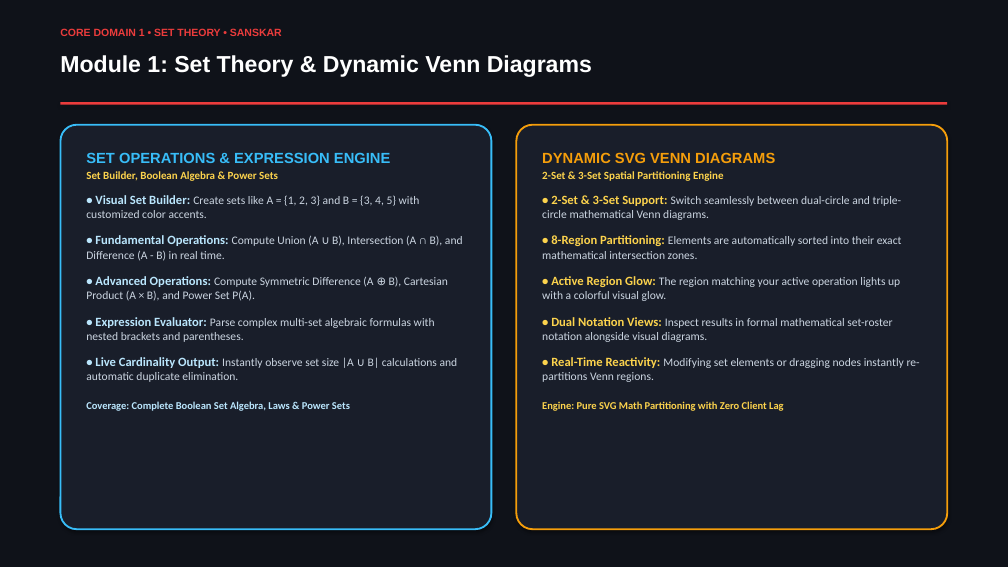
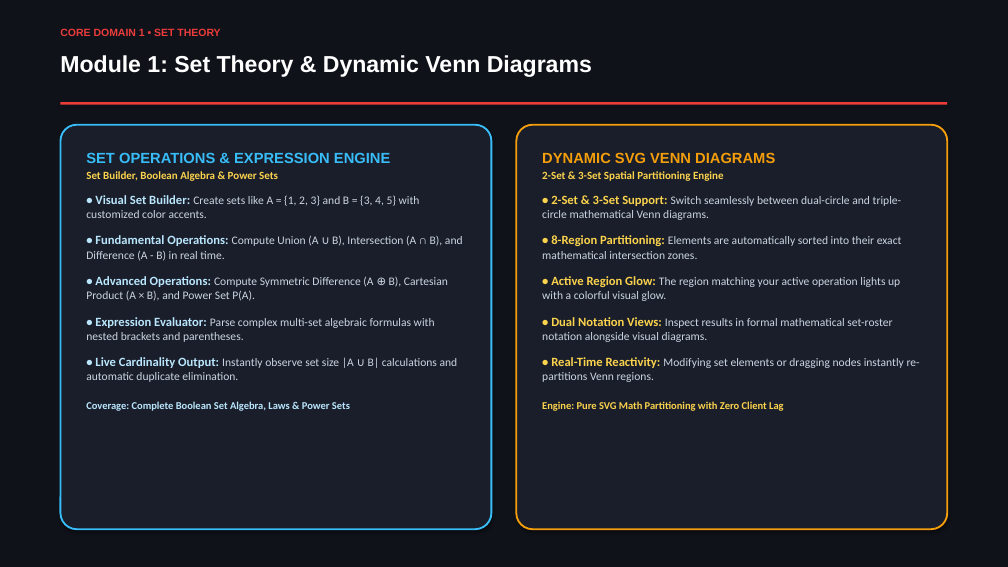
Before and after one commit to akash20065ray-sys/Logic_verse, a slide deck: slide 5 of LogicVerse_Presentation_Without_Names.pptx. Drawn at 1008x567 pixels with LibreOffice and Linux fonts; fonts in the diff are those of the drawing. Boxes give left, top, right and bottom in pixels: in the first picture for what was removed or moved away, otherwise in the second. Text is boxed around its words. In the diff, an @@ line names an element or a change of style, - is before the commit and + after.

```diff
--- a/LogicVerse_Presentation_Without_Names.pptx
+++ b/LogicVerse_Presentation_Without_Names.pptx
@@ text at [60, 28, 220, 36]: text changed @@
-CORE DOMAIN 1 • SET THEORY • SANSKAR
+CORE DOMAIN 1 • SET THEORY
```
Also in this commit, not shown: 7 other slides changed, 4 other files.
